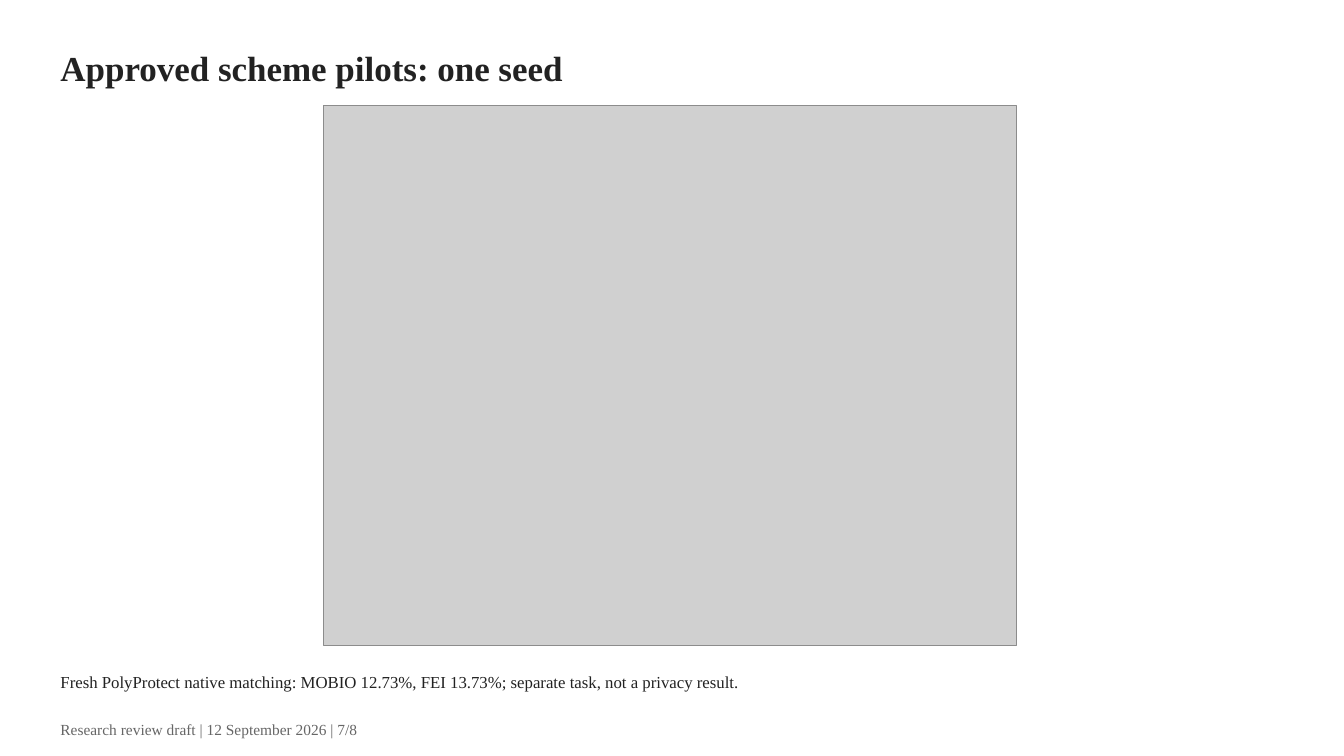
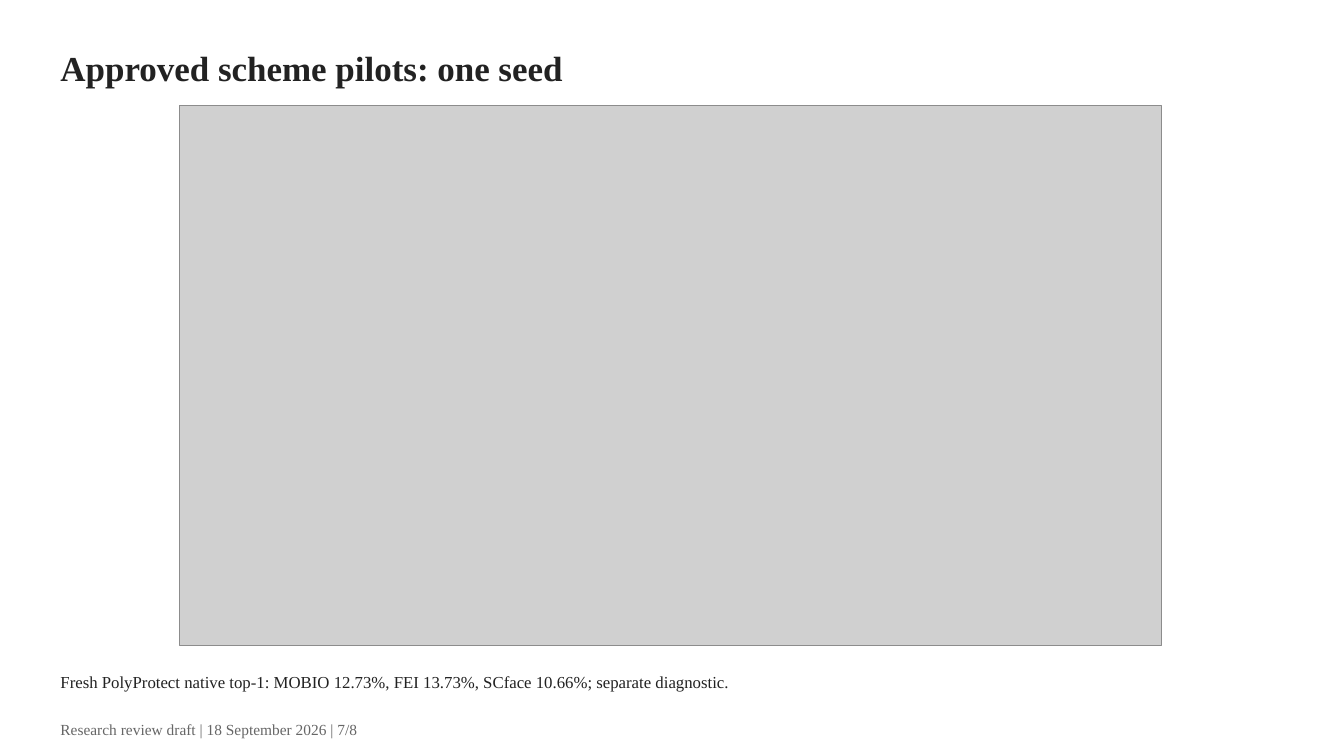
Before and after one commit to gigioneggiando/biometric-template-leakage, a slide deck: slide 7 of reports/slides/research_review.pptx. Drawn at 1344x756 pixels with LibreOffice and Linux fonts; fonts in the diff are those of the drawing; grey boxes stand for pictures. Boxes give left, top, right and bottom in pixels: in the first picture for what was removed or moved away, otherwise in the second. Text is boxed around its words. In the diff, an @@ line names an element or a change of style, - is before the commit and + after.

```diff
--- a/reports/slides/research_review.pptx
+++ b/reports/slides/research_review.pptx
@@ picture: place and size @@
-picture at (324, 106, 1017, 645)
+picture at (179, 106, 1162, 645)
@@ text at (60, 676, 728, 692): text changed @@
-Fresh PolyProtect native matching: MOBIO 12.73%, FEI 13.73%; separate task, not a privacy result.
+Fresh PolyProtect native top-1: MOBIO 12.73%, FEI 13.73%, SCface 10.66%; separate diagnostic.
@@ text at (60, 724, 357, 739): text changed @@
-Research review draft | 12 September 2026 | 7/8
+Research review draft | 18 September 2026 | 7/8
```
Also in this commit, not shown: 7 other slides changed, 49 other files.
